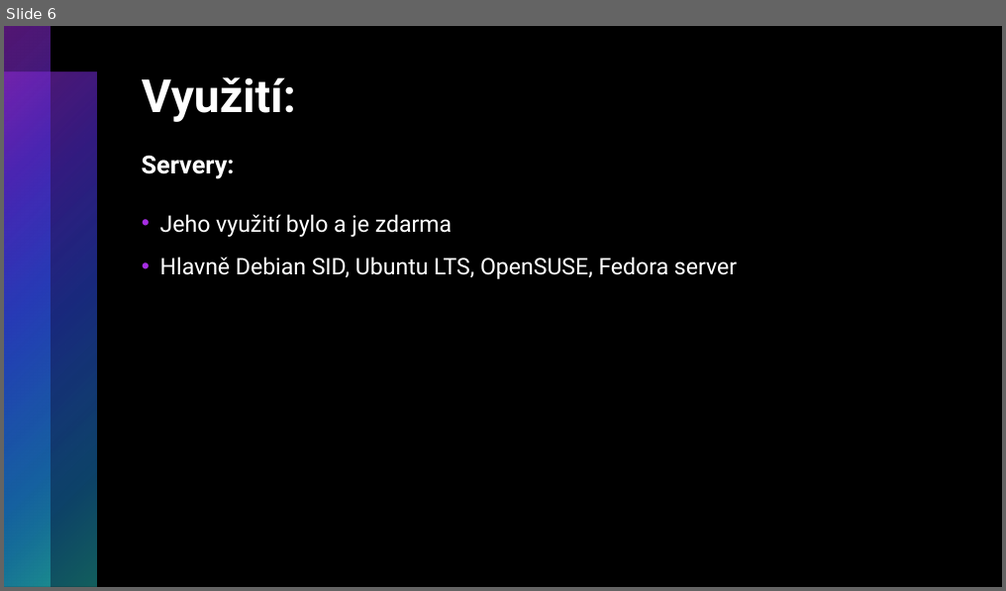
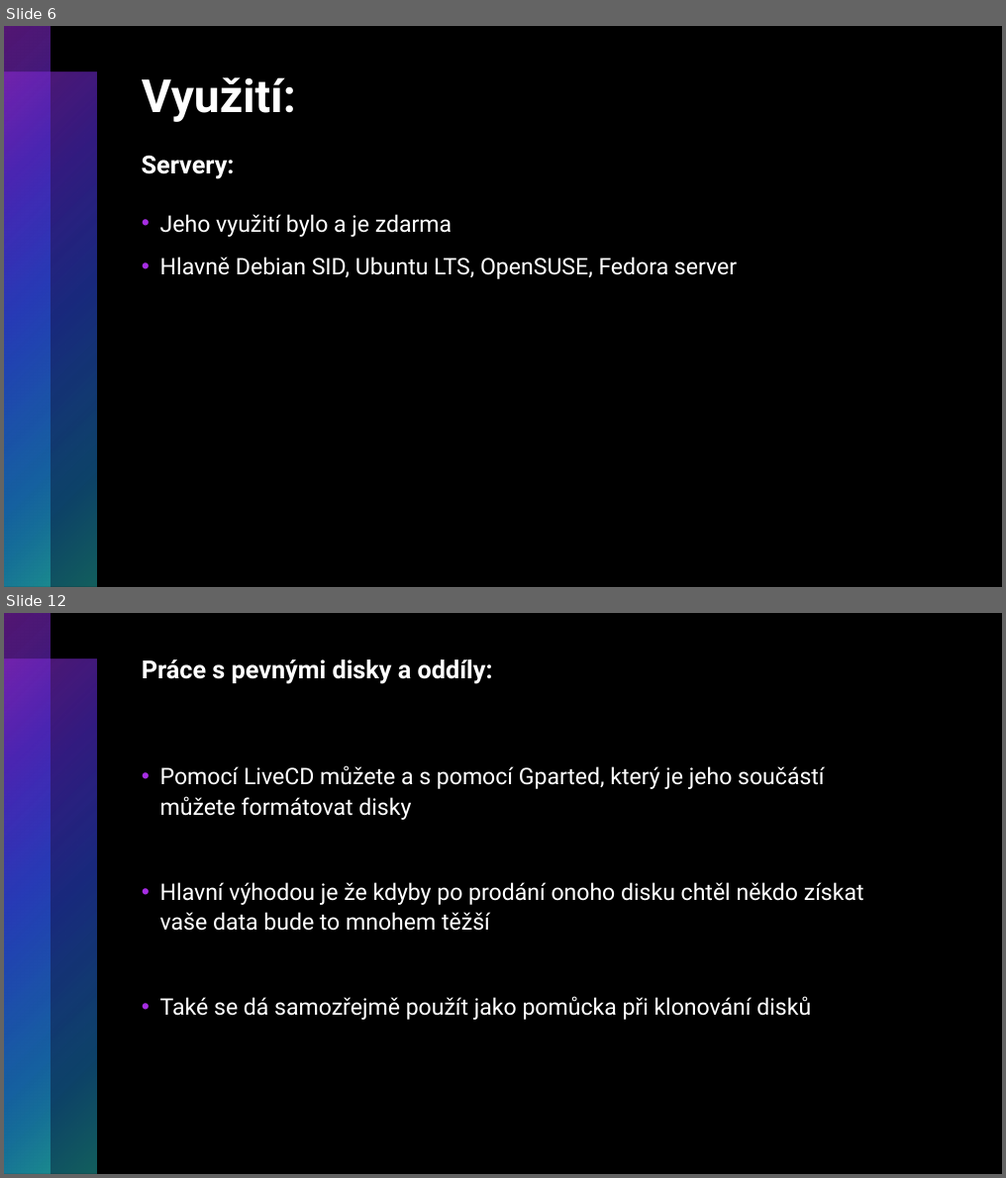
Before and after one commit to RadRoz12/Linux, a slide deck: Linux.pptx. Shown one above the other, each under a label of ours: slide 6 before the commit, slides 6 and 12 after it; the slides between them are not shown. The pictures are 1006x591 and 1006x1178 pixels, drawn with LibreOffice and Linux fonts; fonts in the diff are those of the drawing. Boxes give left, top, right and bottom in pixels: in the first picture for what was removed or moved away, otherwise in the second. Text is boxed around its words. In the diff, an @@ line names an element or a change of style, - is before the commit and + after.

Commit message:
Po přidání pár slidů s jeho možná ne moc důležitým využitím

```diff
--- a/Linux.pptx
+++ b/Linux.pptx
@@ slide 12 added at bbox=[4, 613, 1002, 1174], background #000000; not listed: 2 template elements that a slide beside it also shows @@
@@ title added at bbox=[142, 660, 493, 684], 24 pt, text #FFFFFF, bold @@
+Práce s pevnými disky a oddíly:
@@ text added at bbox=[160, 765, 864, 1020], 22 pt, text #FFFFFF @@
+• Pomocí LiveCD můžete a s pomocí Gparted, který je jeho součástí můžete formátovat disky
+• Hlavní výhodou je že kdyby po prodání onoho disku chtěl někdo získat vaše data bude to mnohem těžší
+• Také se dá samozřejmě použít jako pomůcka při klonování disků
```
Also in this commit, not shown: 1 slide changed, 4 other slides added.
